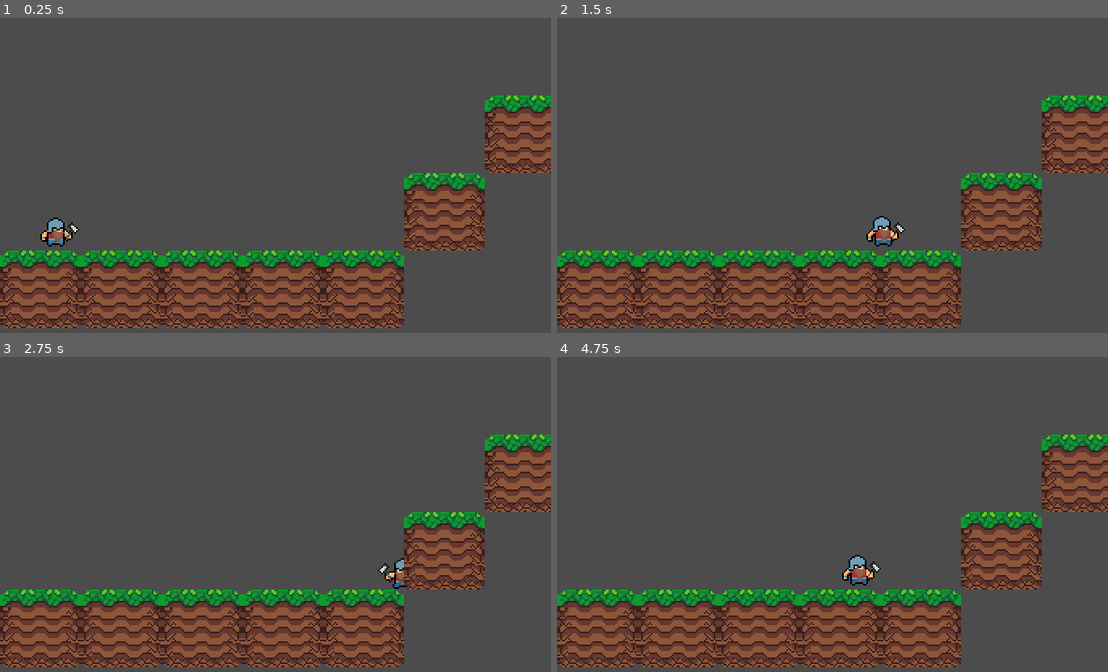
Above: before the commit, frames 1-4 (two rows, left to right).
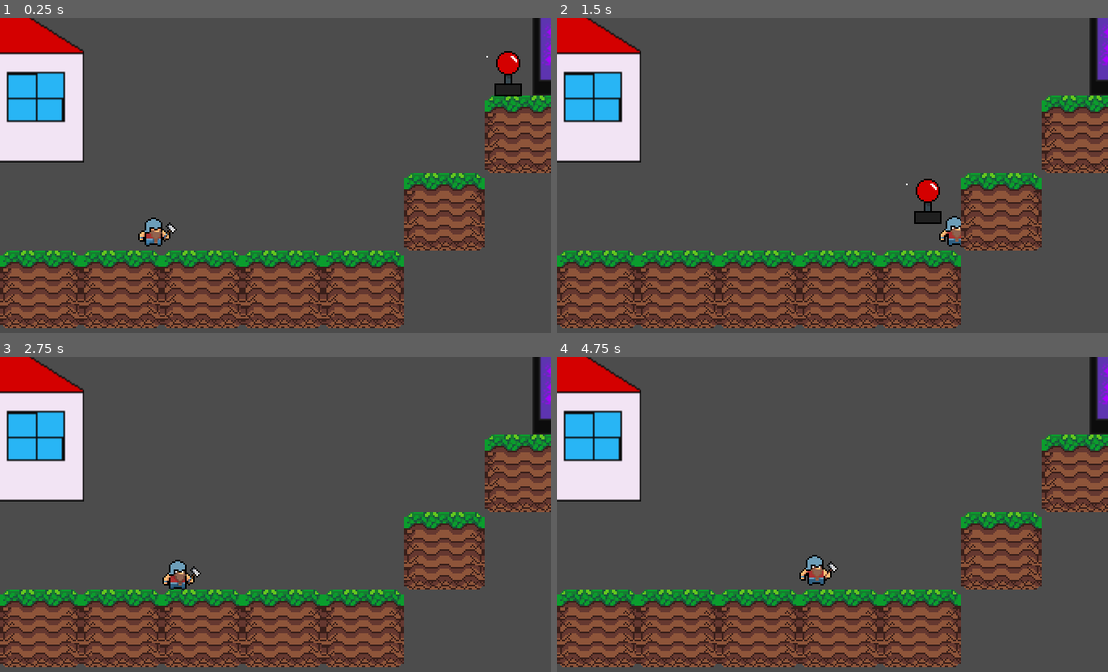
Above: after the commit, the same moments.

Repository: FelipePardim/Platform-Tower-Defense
Game: Godot game, scene res://Game.tscn
Two runs of this game, one before a commit and one after it. Both use one fixed random seed, a clock stepped at 60 frames per second and the inputs below.
Inputs:
- Up to frame 1 (0.25 s): no input
- Up to frame 2 (1.5 s): tap Enter (ui_accept) at 0.5, 1.35 s; hold Enter (ui_accept) 0.53-1.28 s; hold Right (ui_right) from 0.53 s (still down)
- Up to frame 3 (2.75 s): tap Enter (ui_accept) at 1.52, 1.82 s; release Right (ui_right) at 2.03 s; hold Left (ui_left) from 2.03 s (still down); hold Enter (ui_accept) from 2.03 s (still down)
- Up to frame 4 (4.75 s): release Left (ui_left) at 2.78 s; release Enter (ui_accept) at 2.78 s; hold Right (ui_right) 2.78-4.28 s; tap Enter (ui_accept) at 2.85, 3.02, 3.32, 4.35, 4.52 s; hold Enter (ui_accept) 3.53-4.28 s; hold Left (ui_left) from 4.28 s (still down)

The runs differ from the first frame. In frame 1, 8.6% of the frame differs, in the area x 0-100%, y 0-73%; in frame 2, 8.5%; in frame 3, 8.0%; in frame 4, 8.1%.

Commit message:
Castle, portal, enemy bases

Diff:
--- /dev/null
+++ b/Enemies/Enemy.gd
@@ -0,0 +1,15 @@
+extends KinematicBody2D
+
+export var detection_range = 200
+export (int) var GRAVITY = 2000
+
+#Moving variable
+var velocity = Vector2.ZERO
+
+func _ready():
+	pass # Replace with function body.
+
+func _physics_process(delta):
+	velocity.y += GRAVITY * delta
+	velocity.x -= 1
+	velocity = move_and_slide(velocity, Vector2.UP)
--- a/Enemies/Enemy.tscn
+++ b/Enemies/Enemy.tscn
@@ -1,7 +1,18 @@
-[gd_scene format=2]
+[gd_scene load_steps=4 format=2]
+
+[ext_resource path="res://Enemies/Enemy.gd" type="Script" id=1]
+[ext_resource path="res://Enemies/Joystick.png" type="Texture" id=2]
+
+[sub_resource type="CapsuleShape2D" id=1]
+radius = 7.71012
+height = 12.3917
 
 [node name="Enemy" type="KinematicBody2D"]
+script = ExtResource( 1 )
 
 [node name="EnemySprite" type="Sprite" parent="."]
+texture = ExtResource( 2 )
 
 [node name="EnemyCollision" type="CollisionShape2D" parent="."]
+position = Vector2( 0.529732, 0.92703 )
+shape = SubResource( 1 )
--- a/Game.tscn
+++ b/Game.tscn
@@ -1,7 +1,10 @@
-[gd_scene load_steps=5 format=2]
+[gd_scene load_steps=8 format=2]
 
 [ext_resource path="res://World/grassblocks.png" type="Texture" id=1]
 [ext_resource path="res://Player/Player.tscn" type="PackedScene" id=2]
+[ext_resource path="res://Enemies/Enemy.tscn" type="PackedScene" id=3]
+[ext_resource path="res://World/Castle.tscn" type="PackedScene" id=4]
+[ext_resource path="res://World/Portal.tscn" type="PackedScene" id=5]
 
 [sub_resource type="ConvexPolygonShape2D" id=1]
 points = PoolVector2Array( 50, 48, 0.528824, 48, 0.528824, 0.336353, 50, 0.336353 )
@@ -32,7 +35,7 @@
 [node name="Game" type="Node2D"]
 
 [node name="Player" parent="." instance=ExtResource( 2 )]
-position = Vector2( 29.4835, 115.656 )
+position = Vector2( 90.0646, 82.6931 )
 JUMP_SPEED = -600
 
 [node name="TileMap" type="TileMap" parent="."]
@@ -40,3 +43,12 @@
 cell_size = Vector2( 50, 48 )
 format = 1
 tile_data = PoolIntArray( 65542, 0, 0, 131077, 0, 0, 196608, 0, 0, 196609, 0, 0, 196610, 0, 0, 196611, 0, 0, 196612, 0, 0 )
+
+[node name="Enemy" parent="." instance=ExtResource( 3 )]
+position = Vector2( 315.917, 25.8597 )
+
+[node name="Castle" parent="." instance=ExtResource( 4 )]
+position = Vector2( 2.22369, 39.3664 )
+
+[node name="Portal" parent="." instance=ExtResource( 5 )]
+position = Vector2( 379.523, -1.78178 )
--- a/Player/Player.gd
+++ b/Player/Player.gd
@@ -41,8 +41,7 @@
 
 # Build mechanic
 func build_state(delta):
-	if is_on_floor():
-		sprite.play("build")
+	pass
 
 # Run (sprint) mechanic
 func run_state(delta):
@@ -57,17 +56,19 @@
 	if Input.is_action_pressed("ui_right"):
 		velocity.x += SPEED
 		sprite.play("walk right")
-		state = MOVE
+		#state = MOVE
 	if Input.is_action_pressed("ui_left"):
 		velocity.x -= SPEED
 		sprite.play("walk left")
-		state = MOVE
+		#state = MOVE
 	if Input.is_action_pressed("ui_up"):
 		if is_on_floor():
 			velocity.y = JUMP_SPEED
 			sprite.play("jump")
-			state = MOVE
+			#state = MOVE
 	if Input.is_action_pressed("ui_accept"):
-		state = BUILD
+		if is_on_floor():
+			sprite.play("build")
+			#state = MOVE
 	else:
 		sprite.play("idle")
--- a/Player/Player.tscn
+++ b/Player/Player.tscn
@@ -165,6 +165,30 @@
 "name": "walk right",
 "speed": 10.0
 } ]
+
+[sub_resource type="AnimationNodeBlendSpace2D" id=44]
+
+[sub_resource type="AnimationNodeStateMachine" id=41]
+states/Idle/node = SubResource( 44 )
+states/Idle/position = Vector2( 210, 59 )
+
+[sub_resource type="AnimationNodeStateMachinePlayback" id=42]
+
+[sub_resource type="Animation" id=43]
+resource_name = "walk left"
+length = 0.5
+tracks/0/type = "value"
+tracks/0/path = NodePath("AnimatedSprite:animation")
+tracks/0/interp = 1
+tracks/0/loop_wrap = true
+tracks/0/imported = false
+tracks/0/enabled = true
+tracks/0/keys = {
+"times": PoolRealArray( 0 ),
+"transitions": PoolRealArray( 1 ),
+"update": 1,
+"values": [ "build" ]
+}
 
 [node name="Player" type="KinematicBody2D"]
 script = ExtResource( 1 )
@@ -177,3 +201,11 @@
 position = Vector2( 8, 0 )
 frames = SubResource( 7 )
 animation = "build"
+
+[node name="AnimationTree" type="AnimationTree" parent="."]
+tree_root = SubResource( 41 )
+parameters/playback = SubResource( 42 )
+parameters/Idle/blend_position = Vector2( -0.994624, -0.00578034 )
+
+[node name="AnimationPlayer" type="AnimationPlayer" parent="."]
+"anims/walk left" = SubResource( 43 )
--- /dev/null
+++ b/World/Castle.tscn
@@ -0,0 +1,15 @@
+[gd_scene load_steps=3 format=2]
+
+[ext_resource path="res://World/Castle.png" type="Texture" id=1]
+
+[sub_resource type="RectangleShape2D" id=1]
+extents = Vector2( 49.9977, 33.8291 )
+
+[node name="Castle" type="StaticBody2D"]
+
+[node name="Sprite" type="Sprite" parent="."]
+texture = ExtResource( 1 )
+
+[node name="CollisionShape2D" type="CollisionShape2D" parent="."]
+position = Vector2( 0.667419, 16.3518 )
+shape = SubResource( 1 )
--- /dev/null
+++ b/World/Portal.tscn
@@ -0,0 +1,15 @@
+[gd_scene load_steps=3 format=2]
+
+[ext_resource path="res://World/Portal.png" type="Texture" id=1]
+
+[sub_resource type="RectangleShape2D" id=1]
+extents = Vector2( 23.8766, 49.341 )
+
+[node name="Portal" type="StaticBody2D"]
+
+[node name="Sprite" type="Sprite" parent="."]
+texture = ExtResource( 1 )
+
+[node name="CollisionShape2D" type="CollisionShape2D" parent="."]
+position = Vector2( -25.3984, -0.396851 )
+shape = SubResource( 1 )
Binary file added: Enemies/Joystick.png
Not shown, added: Enemies/Joystick.png.import
Not shown: 1 places in Player/Player.tscn that only renumber resources
Not shown, added: Player/contruct.png.import
Not shown, added: Player/contructleft.png.import
Not shown, added: Player/dead.png.import
Not shown, added: Player/deadleft.png.import
Not shown, added: Player/idle.png.import
Not shown, added: Player/idleleft.png.import
Not shown, added: Player/jump.png.import
Not shown, added: Player/jumpleft.png.import
Not shown, added: Player/walking.png.import
(and 5 more such lines)
